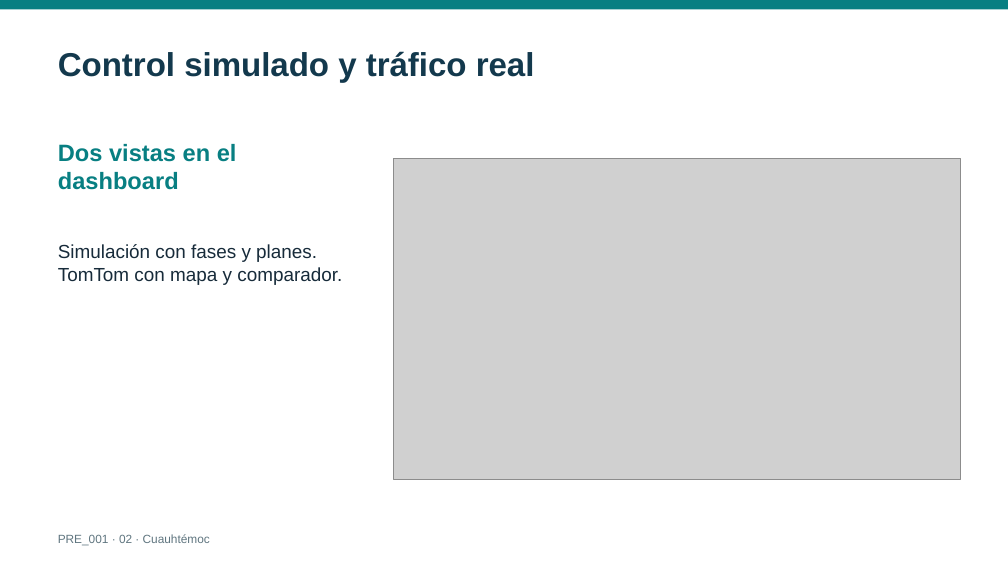
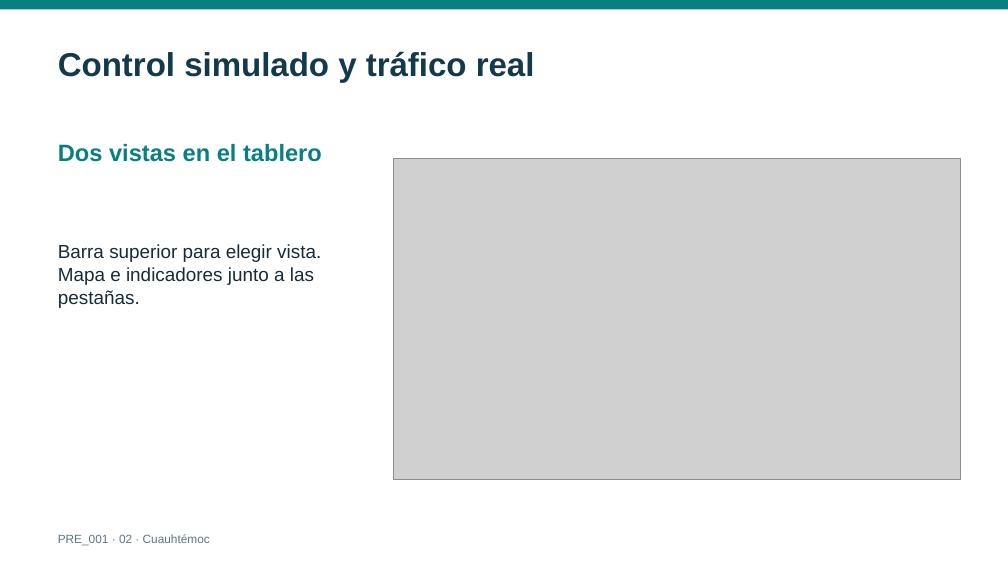
Before and after one commit to DiegoSG826/SistemaTrafico, a slide deck: slide 2 of entrega_academica/PRE_001_Presentacion.pptx. Drawn at 1008x567 pixels with LibreOffice and Linux fonts; fonts in the diff are those of the drawing; grey boxes stand for pictures. Boxes give left, top, right and bottom in pixels: in the first picture for what was removed or moved away, otherwise in the second. Text is boxed around its words. In the diff, an @@ line names an element or a change of style, - is before the commit and + after.

Commit message:
docs: sincroniza la entrega académica 1.4 con el tablero actual
- Actualiza el README, el manual, la memoria, los casos de uso, la guía
de operación y la trazabilidad de pruebas para la revisión aad52be.

- Renueva los diagramas de arquitectura y despliegue y las seis capturas del tablero, incluidas las del visor y el comparador con TomTom en vivo.

- Actualiza los Word, PDF, la presentación, el video y el manifiesto.
Ajusta el empaquetado para conservar los enlaces relativos del repositorio.

- Registra la verificación de las 14 rutas de OpenAPI y el resultado de la suite: 47 pruebas aprobadas y 4 de PostgreSQL omitidas.

```diff
--- a/entrega_academica/PRE_001_Presentacion.pptx
+++ b/entrega_academica/PRE_001_Presentacion.pptx
@@ text at bbox=[58, 144, 322, 162]: text changed @@
-Dos vistas en el dashboard
+Dos vistas en el tablero
@@ text at bbox=[58, 244, 321, 308]: text changed @@
-Simulación con fases y planes.
-TomTom con mapa y comparador.
+Barra superior para elegir vista.
+Mapa e indicadores junto a las pestañas.
```
Also in this commit, not shown: 3 other slides changed, 53 other files.
